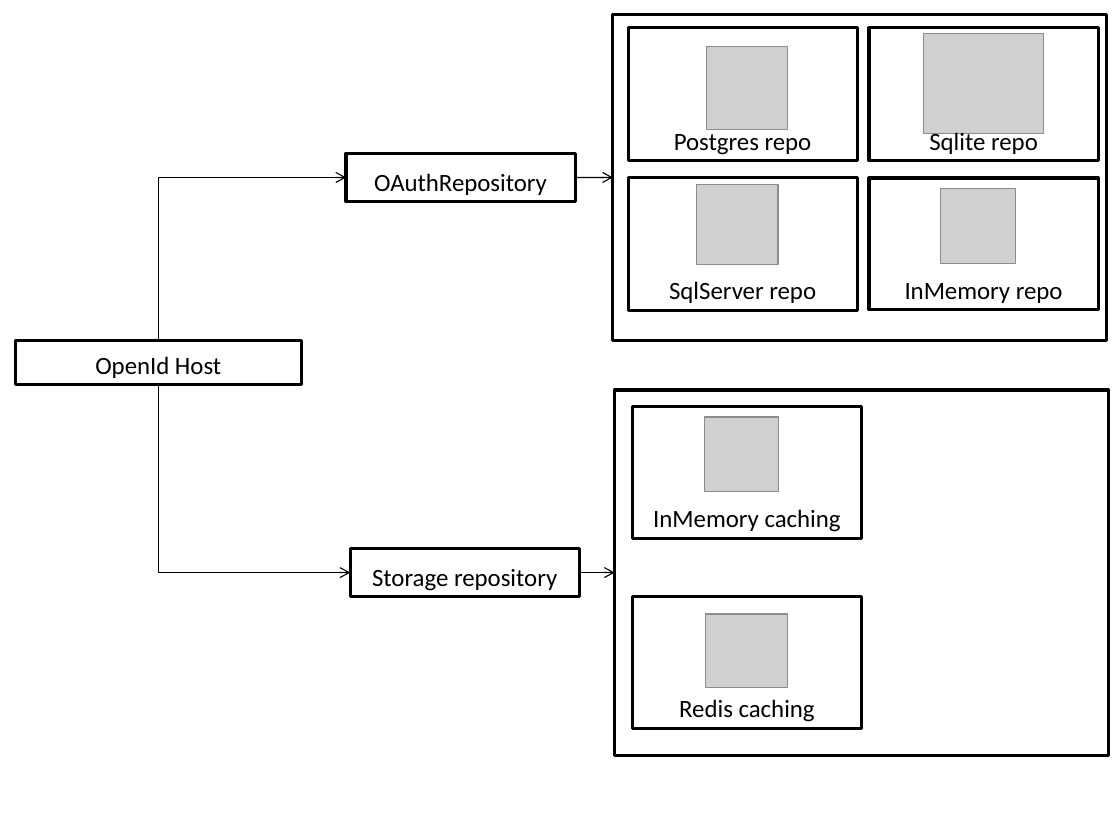
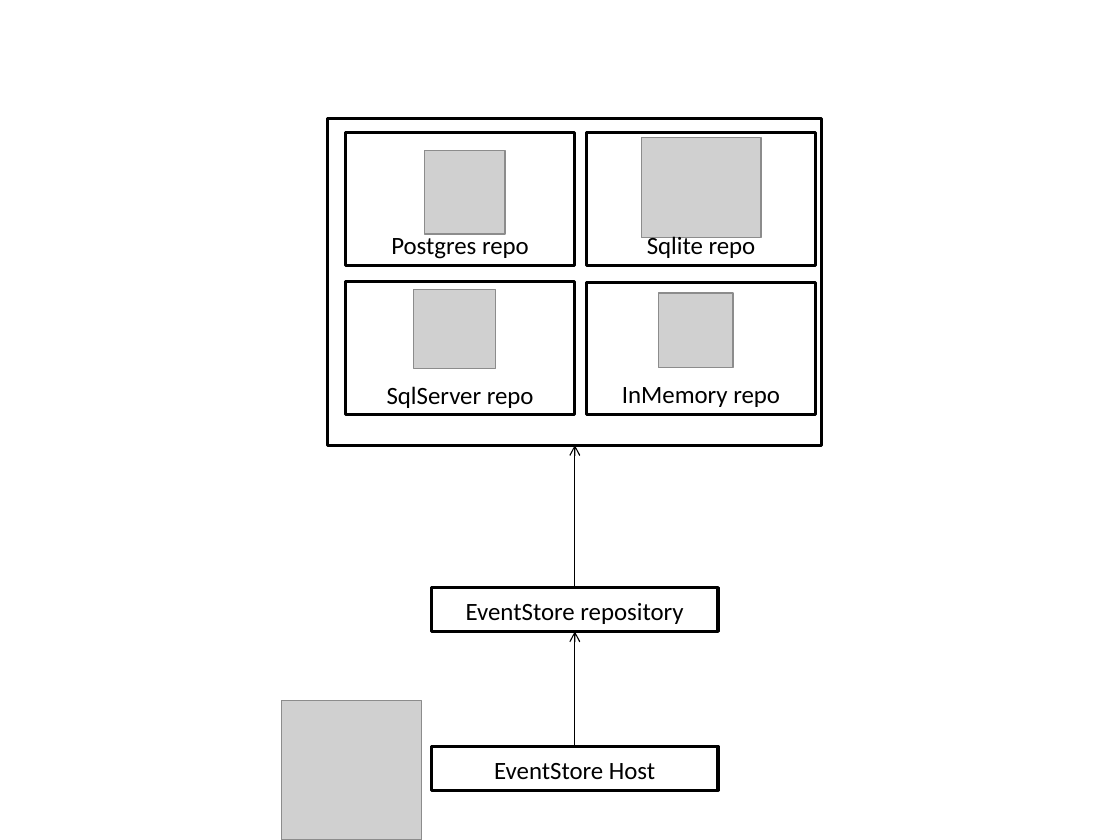
Before and after one commit to thabart/SimpleIdentityServer, a slide deck: slide 7 of Identity Server setup for mobile.pptx. Drawn at 1120x840 pixels with LibreOffice and Linux fonts; fonts in the diff are those of the drawing; grey boxes stand for pictures. Boxes give left, top, right and bottom in pixels: in the first picture for what was removed or moved away, otherwise in the second. Text is boxed around its words. In the diff, an @@ line names an element or a change of style, - is before the commit and + after.

Commit message:
Finish to modul. the event store

```diff
--- a/Identity Server setup for mobile.pptx
+++ b/Identity Server setup for mobile.pptx
@@ 2 pictures, 1 rectangle: place and size @@
-2 pictures, 1 rectangle at box(613, 15, 1107, 340)
+2 pictures, 1 rectangle at box(328, 119, 822, 445)
@@ elbow arrow removed from (158, 340) to (346, 177) @@
@@ rectangle removed at box(346, 153, 576, 202) @@
-OAuthRepository
@@ arrow removed from (576, 177) to (613, 177) @@
@@ picture removed at box(941, 188, 1016, 263) @@
@@ 4 rectangles, 1 picture: place and size @@
-4 rectangles, 1 picture at box(628, 28, 1099, 310)
+4 rectangles, 1 picture at box(346, 132, 816, 416)
@@ picture: place and size @@
-picture at box(704, 417, 780, 492)
+picture at box(659, 293, 734, 368)
@@ rectangle removed at box(15, 340, 301, 384) @@
-OpenId Host
@@ elbow arrow removed from (158, 384) to (351, 572) @@
@@ rectangle removed at box(615, 390, 1109, 755) @@
@@ rectangle removed at box(633, 407, 862, 539) @@
-InMemory caching
@@ arrow added from (575, 588) to (575, 445), #000000 0.75 pt @@
@@ rectangle "EventStore repository": place and size @@
-rectangle "EventStore repository" at box(351, 549, 580, 597)
+rectangle "EventStore repository" at box(431, 588, 718, 632)
@@ arrow removed from (579, 572) to (615, 572) @@
@@ rectangle removed at box(633, 596, 862, 728) @@
-Redis caching
@@ text in rectangle at box(466, 603, 683, 624): text changed @@
-Storage repository
+EventStore repository
@@ picture removed at box(706, 614, 787, 687) @@
@@ arrow added from (575, 746) to (575, 632), #000000 0.75 pt @@
@@ picture added at box(281, 700, 421, 840) @@
@@ rectangle added at box(431, 746, 718, 790), outline #000000 2 pt, 16 pt, text #000000 @@
+EventStore Host
```
Also in this commit, not shown: 1 other slide changed, 25 other files.
